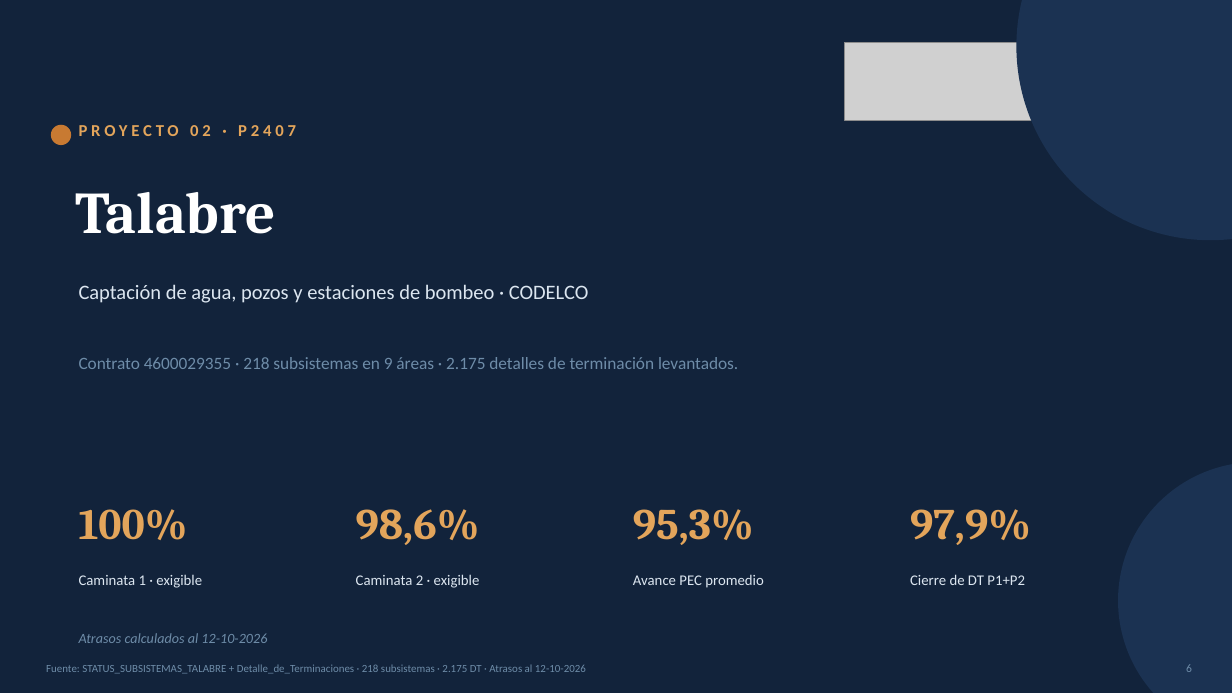
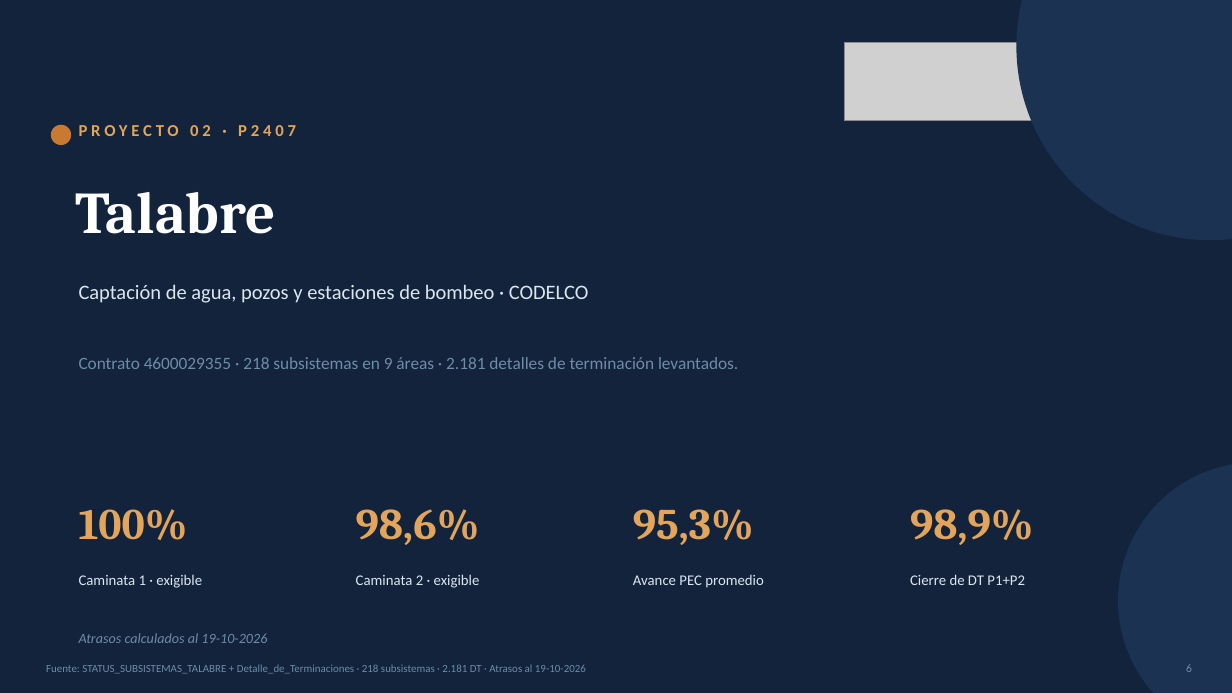
Before and after one commit to tdkvalex/Dashboard-HSEQ, a slide deck: slide 6 of panel_control_TOP_P1/Panel_Control_TOP_P1.pptx. Drawn at 1232x693 pixels with LibreOffice and Linux fonts; fonts in the diff are those of the drawing; grey boxes stand for pictures. Boxes give left, top, right and bottom in pixels: in the first picture for what was removed or moved away, otherwise in the second. Text is boxed around its words. In the diff, an @@ line names an element or a change of style, - is before the commit and + after.

```diff
--- a/panel_control_TOP_P1/Panel_Control_TOP_P1.pptx
+++ b/panel_control_TOP_P1/Panel_Control_TOP_P1.pptx
@@ text at bbox=[79, 357, 738, 369]: text changed @@
-Contrato 4600029355 · 218 subsistemas en 9 áreas · 2.175 detalles de terminación levantados.
+Contrato 4600029355 · 218 subsistemas en 9 áreas · 2.181 detalles de terminación levantados.
@@ text at bbox=[910, 509, 1033, 545]: text changed @@
-97,9%
+98,9%
@@ text at bbox=[79, 633, 267, 643]: text changed @@
-Atrasos calculados al 12-10-2026
+Atrasos calculados al 19-10-2026
@@ text at bbox=[46, 664, 586, 674]: text changed @@
-Fuente: STATUS_SUBSISTEMAS_TALABRE + Detalle_de_Terminaciones · 218 subsistemas · 2.175 DT · Atrasos al 12-10-2026
+Fuente: STATUS_SUBSISTEMAS_TALABRE + Detalle_de_Terminaciones · 218 subsistemas · 2.181 DT · Atrasos al 19-10-2026
```
Also in this commit, not shown: 16 other slides changed, 6 other files.
